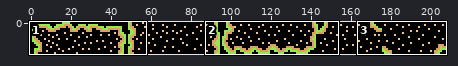
Sprite sheet: assets/desert_0.png. The picture above shows the old version from afar; the outline marks the close-up.
Close-up. Before the edit:
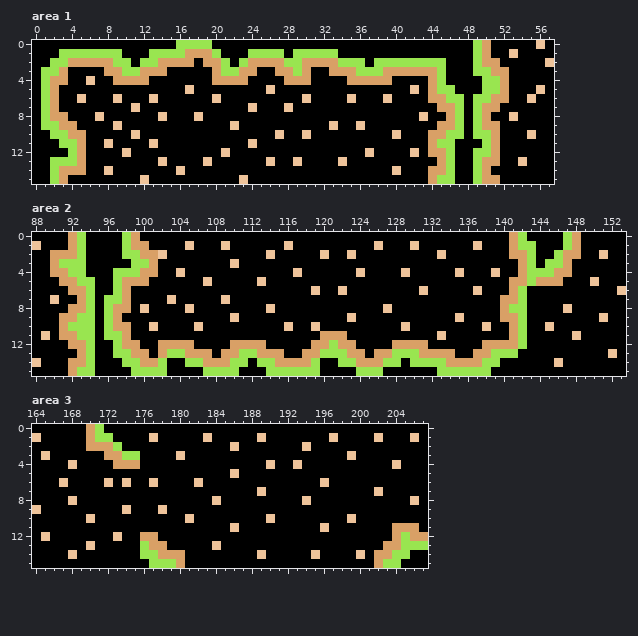
The file is 208x16 pixels. Shown: area 1: x 0..57, y 0..15; area 2: x 88..153, y 0..15; area 3: x 164..207, y 0..15.
And afterwards:
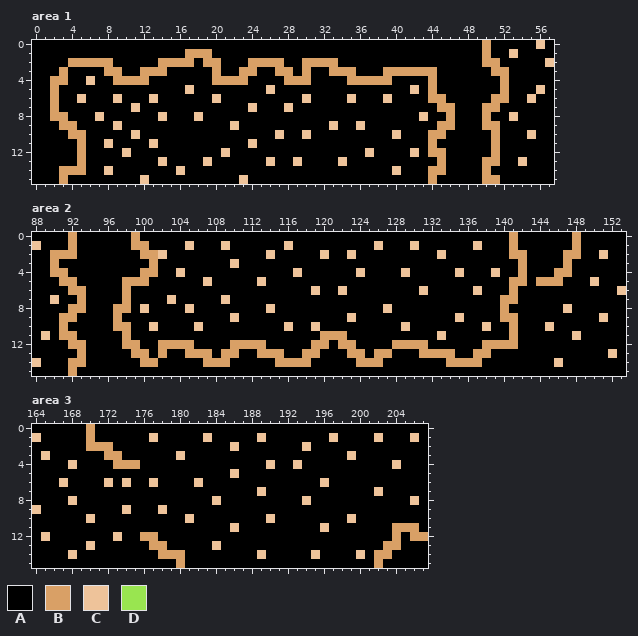
Palette (. is transparent): A #000000  B #d9a066  C #eec39a  D #99e550
The commit says: made units have transparent background so terrain shows through, and removed grass line from desert texture
Difference:
Changed rows in their new state; - is an unchanged pixel.
Area 1:
first column x 1:
 0 ---------------AAAA-----------------------------A--
 1 --AAAAAAA---AAAA---A---AAAA-AAAAA---------------A--
 2 -AA-----AA-AA-------A-A----AA----AAA-AAAAAAAA---A--
 3 AA-------AA---------AA------A------AAA------A---AA-
 4 A-------------------------------------------A----AA
 5 A-------------------------------------------AA---AA
 6 A--------------------------------------------AA-AA-
 7 A---------------------------------------------A-A--
 8 A---------------------------------------------A-A--
 9 AA--------------------------------------------A-A--
10 -AA------------------------------------------AA-AA-
11 --AA----------------------------------------AA---A-
12 ---A-----------------------------------------A--AA-
13 -AAA-----------------------------------------A--A--
14 -A-------------------------------------------A--A--
15 -A------------------------------------------AA--A--
Area 2:
first column x 91:
 0 --A----A-------------------------------------------A----A
 1 --A----A-------------------------------------------AA---A
 2 --A----AA-------------------------------------------A--A-
 3 AAA-----AA------------------------------------------A-AA-
 4 -AA---AAA-------------------------------------------AAA--
 5 --AA--A---------------------------------------------A----
 6 ---A--A--------------------------------------------A-----
 7 ---A-AA--------------------------------------------A-----
 8 ---A-A--------------------------------------------AA-----
 9 --AA-A---------------------------------------------A-----
10 -AAA-A---------------------------------------------A-----
11 --AA-AA--------------------------------------------A-----
12 ---A--A-----------------------A--------------------A-----
13 ---A--AA----AA------AA-------AAA-----AAA--------AAA------
14 ---A---AA--A--AA---AA-AA----A--AA---AA-AAAA----AA--------
15 --AA----AAAA----AAAA---AAAAAA----AAA------AAAAAA---------
Area 3:
first column x 171:
 0 A----
 1 AA---
 2 --A--
 3 ---AA
first column x 176:
12 -----------------------------A--
13 A----------------------------AAA
14 AA--------------------------AA--
15 -AAA-----------------------AA---
Pixel boxes of the changes (left, top, right, bottom) in both close-ups:
changed: (41, 40, 500, 184)
changed: (59, 232, 572, 376)
changed: (95, 424, 140, 460)
changed: (383, 532, 428, 568)
changed: (140, 541, 176, 568)
